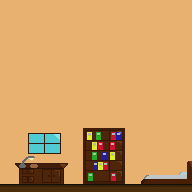
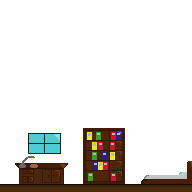
Before/after of a 192×192 layered artwork. What changed in the layer stack:
painted on "AMOGUS" over [64,164,83,184]
hid "Background" over [0,0,192,184]
